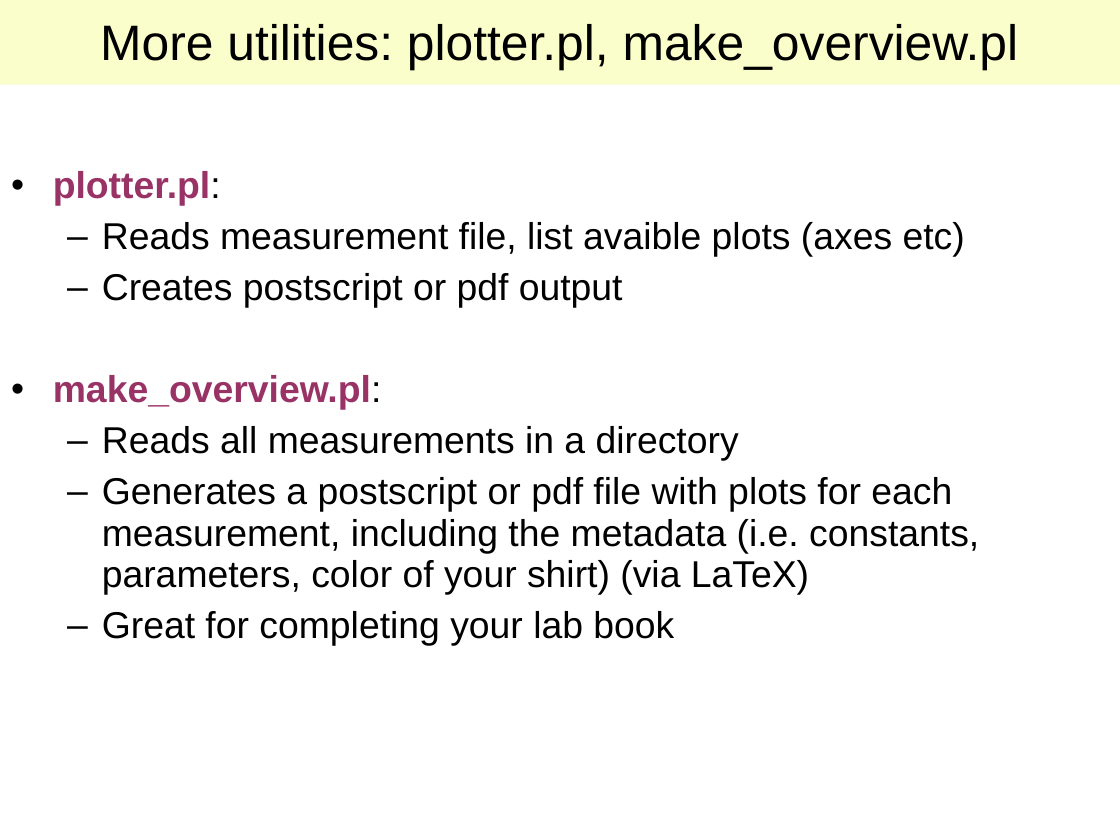
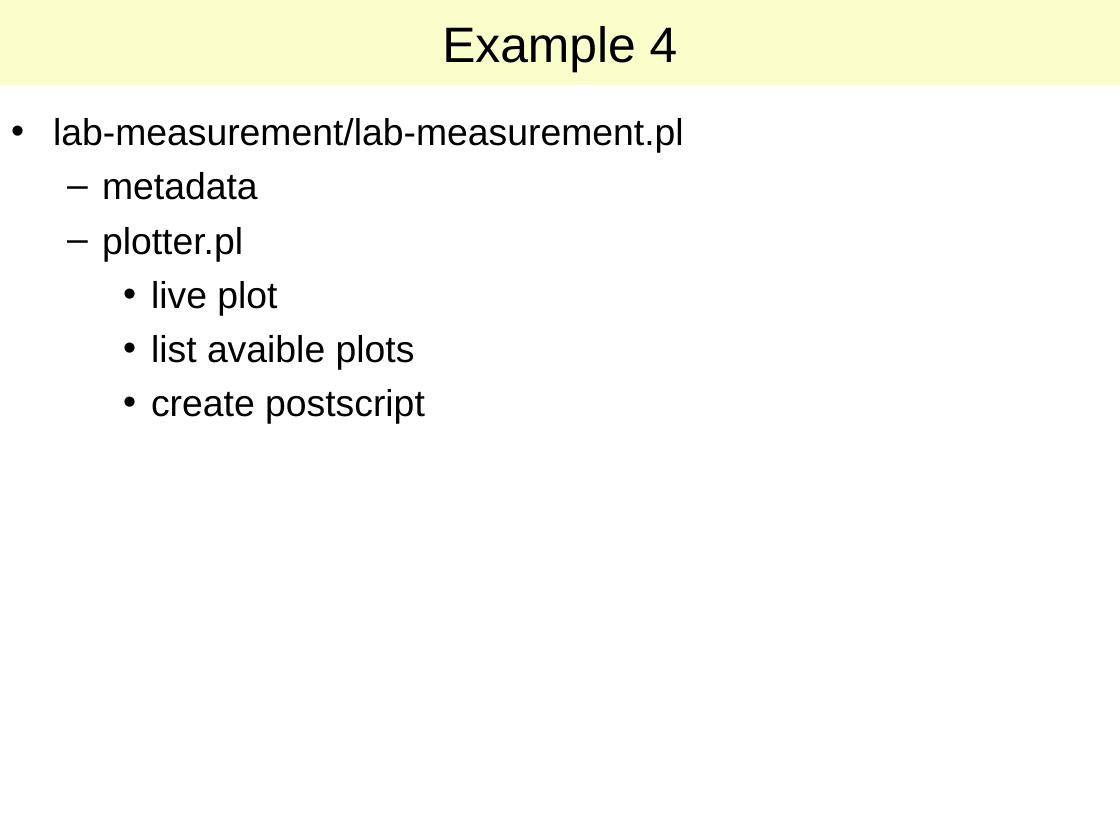
Before and after one commit to lab-measurement/Lab-VISA, a slide deck: slide 13 of Tutorial/Talk/Lab-VISA.ppt (slide 14 before the commit). Drawn at 1120x840 pixels with LibreOffice and Linux fonts; fonts in the diff are those of the drawing. Boxes give left, top, right and bottom in pixels: in the first picture for what was removed or moved away, otherwise in the second. Text is boxed around its words. In the diff, an @@ line names an element or a change of style, - is before the commit and + after.

Commit message:
Reverted latest modifications.
The updates to the slides looked terrible and did not add any valuable information. Nobody wants to read source code like this, neither during a real talk nor on the screen. You can open the examples in a parallel editor.

The HTML version was even more unusable.

I will add a PDF version to the website.

Sorry, eh..

```diff
--- a/Tutorial/Talk/Lab-VISA.ppt
+++ b/Tutorial/Talk/Lab-VISA.ppt
@@ title at (442,26,678,72): text changed @@
-More utilities: plotter.pl, make_overview.pl
+Example 4
@@ text at (53,118,684,424): text changed @@
-• plotter.pl:
-  – Reads measurement file, list avaible plots (axes etc)
-  – Creates postscript or pdf output
-• make_overview.pl:
-  – Reads all measurements in a directory
-  – Generates a postscript or pdf file with plots for each measurement, including the metadata (i.e. constants, parameters, color of your shirt) (via LaTeX)
-  – Great for completing your lab book
+• lab-measurement/lab-measurement.pl
+  – metadata
+  – plotter.pl
+    • live plot
+    • list avaible plots
+    • create postscript
```
Also in this commit, not shown: 11 other slides changed, 5 slides added, 3 slides removed, 2 other files.
